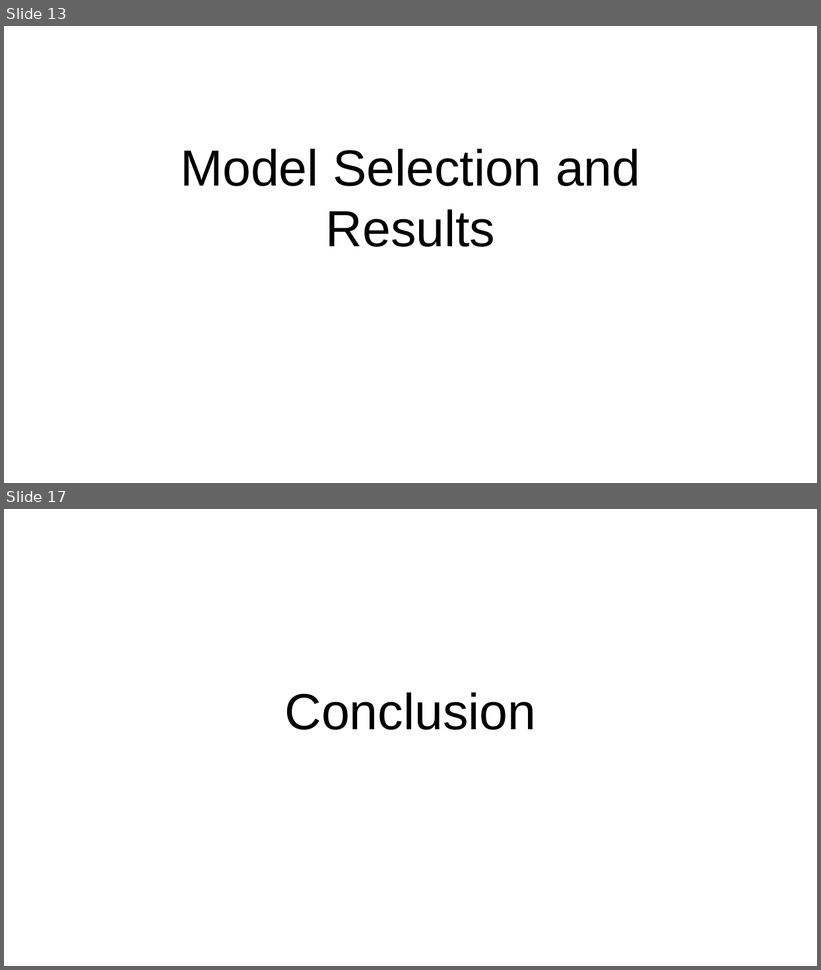
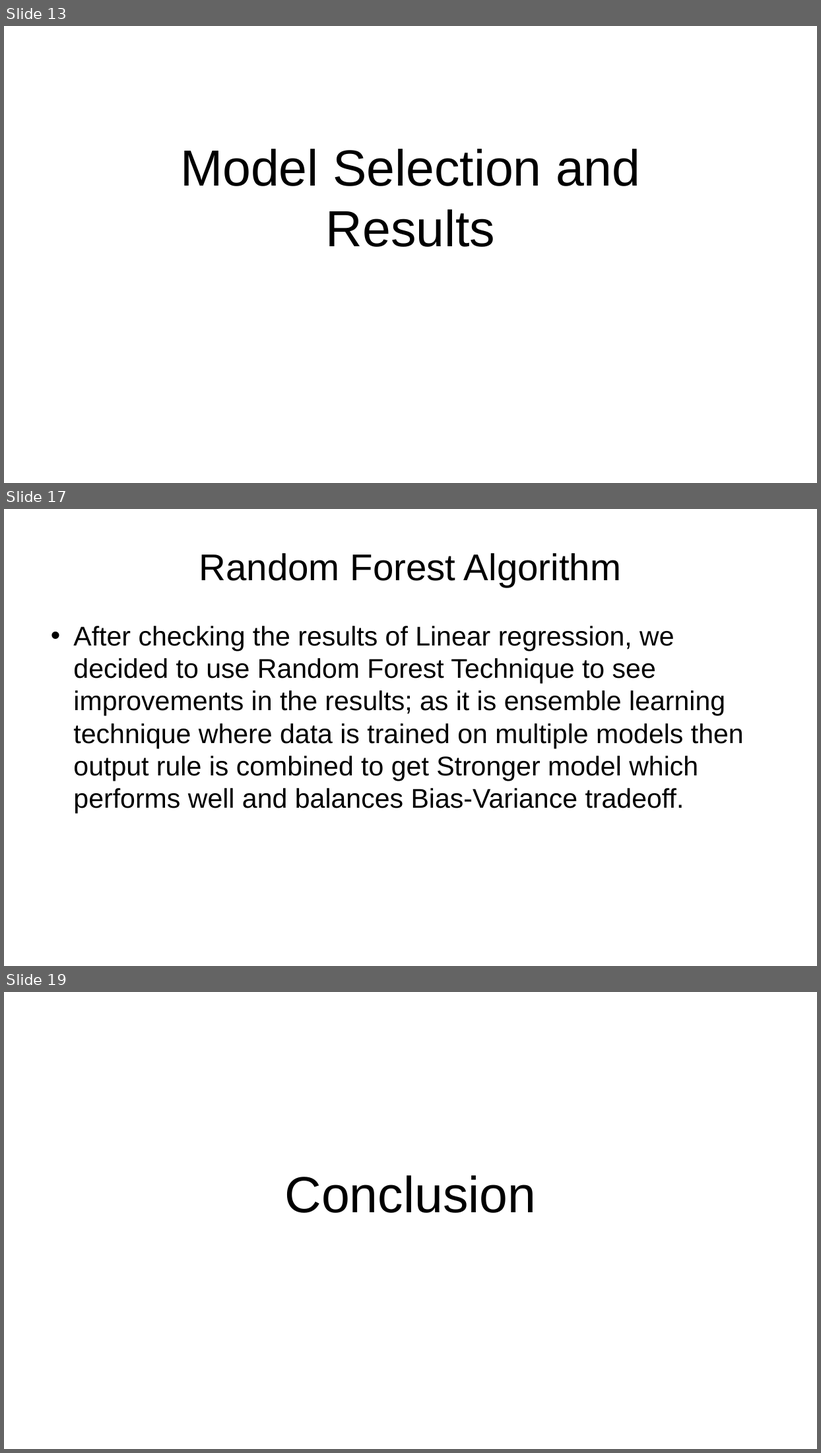
Before and after one commit to ruchajoshi1/capstone-project, a slide deck: Springborad Project.pptx. Shown one above the other, each under a label of ours: slides 13 and 17 before the commit, slides 13, 17 and 19 after it; the slides between them are not shown. The pictures are 821x970 and 821x1453 pixels, drawn with LibreOffice and Linux fonts; fonts in the diff are those of the drawing; background and template pictures are left out. Boxes give left, top, right and bottom in pixels: in the first picture for what was removed or moved away, otherwise in the second. Text is boxed around its words. In the diff, an @@ line names an element or a change of style, - is before the commit and + after.

```diff
--- a/Springborad Project.pptx
+++ b/Springborad Project.pptx
@@ slide 17 added at (4, 509, 817, 966), background picture (left out) @@
@@ title added at (199, 553, 621, 587), 44 pt, text #000000 @@
+Random Forest Algorithm
@@ text added at (73, 626, 744, 814), 32 pt, text #000000 @@
+• After checking the results of Linear regression, we decided to use Random Forest Technique to see improvements in the results; as it is ensemble learning technique where data is trained on multiple models then output rule is combined to get Stronger model which performs well and balances Bias-Variance tradeoff.
@@ what was slide 17 is now slide 19 @@
```
Also in this commit, not shown: 10 slides changed, 1 other slide added, 2 other files.
